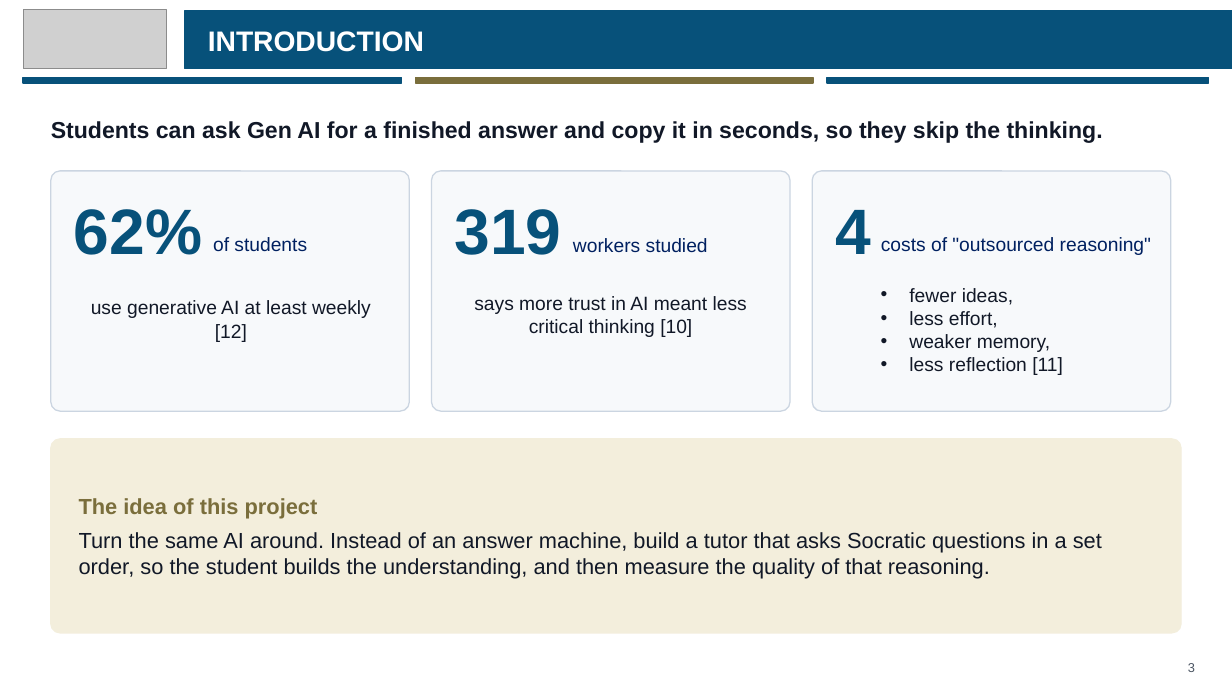
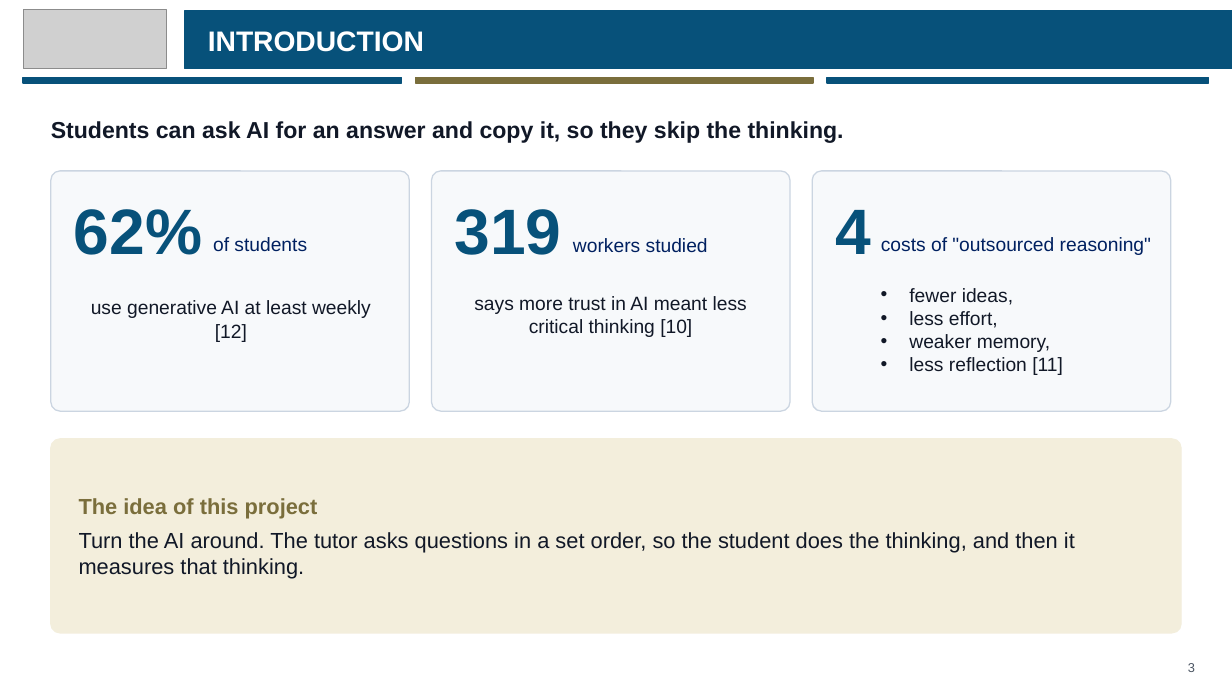
Before and after one commit to eusoffamir/Socratic-AI, a slide deck: slide 3 of docs/defence/Socratic AI Proposal Defence.pptx. Drawn at 1232x693 pixels with LibreOffice and Linux fonts; fonts in the diff are those of the drawing; grey boxes stand for pictures. Boxes give left, top, right and bottom in pixels: in the first picture for what was removed or moved away, otherwise in the second. Text is boxed around its words. In the diff, an @@ line names an element or a change of style, - is before the commit and + after.

```diff
--- a/docs/defence/Socratic AI Proposal Defence.pptx
+++ b/docs/defence/Socratic AI Proposal Defence.pptx
@@ text at (51,121,844,143): text changed @@
-Students can ask Gen AI for a finished answer and copy it in seconds, so they skip the thinking.
+Students can ask AI for an answer and copy it, so they skip the thinking.
@@ text at (79,532,1075,579): text changed @@
-Turn the same AI around. Instead of an answer machine, build a tutor that asks Socratic questions in a set order, so the student builds the understanding, and then measure the quality of that reasoning.
+Turn the AI around. The tutor asks questions in a set order, so the student does the thinking, and then it measures that thinking.
```
Also in this commit, not shown: 13 other slides changed, 5 other files.
